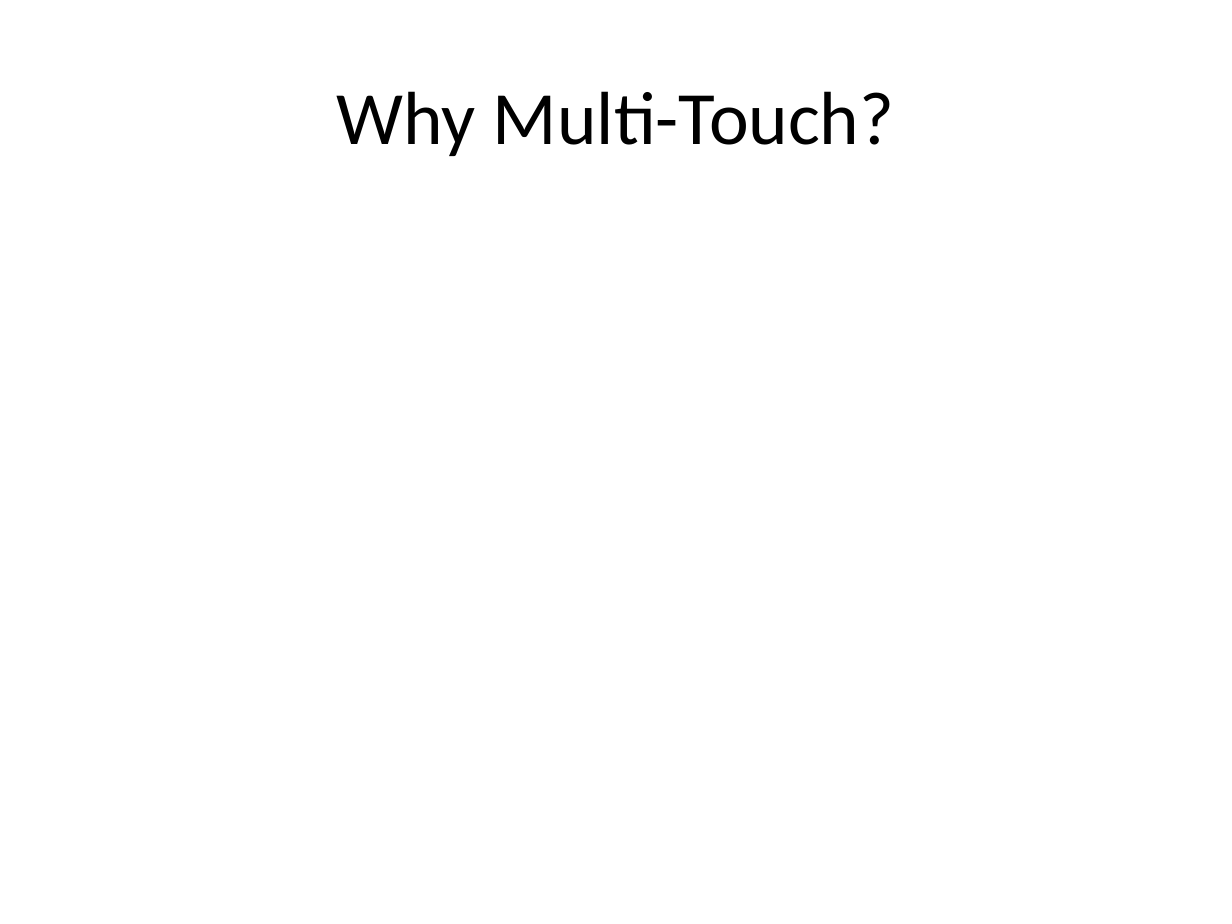
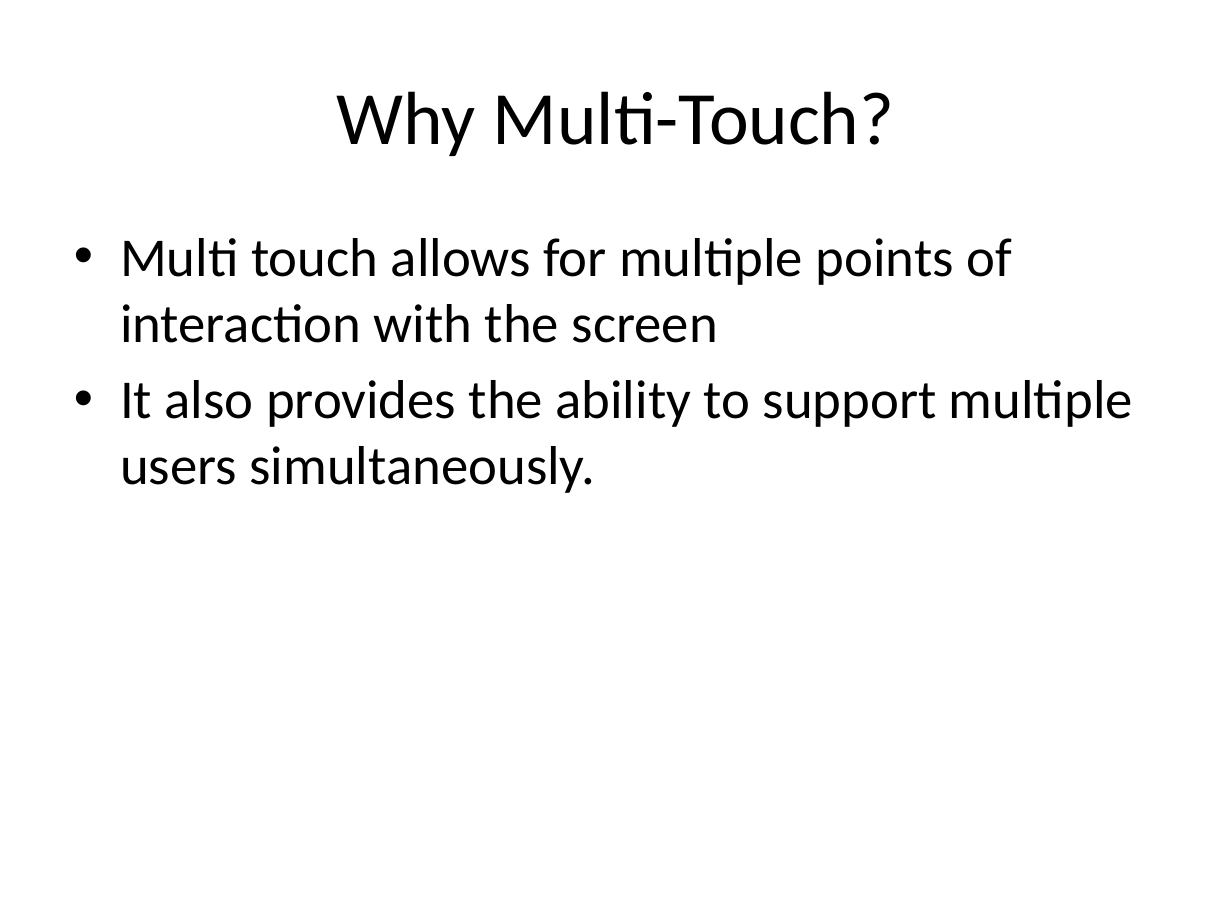
Before and after one commit to danomoseley/touch-22, a slide deck: slide 4 of Final Presentation.pptx. Drawn at 1232x924 pixels with LibreOffice and Linux fonts; fonts in the diff are those of the drawing. Boxes give left, top, right and bottom in pixels: in the first picture for what was removed or moved away, otherwise in the second. Text is boxed around its words. In the diff, an @@ line names an element or a change of style, - is before the commit and + after.

```diff
--- a/Final Presentation.pptx
+++ b/Final Presentation.pptx
@@ text added at <box>120,238,1133,493</box>, 32 pt, text #000000 @@
+• Multi touch allows for multiple points of interaction with the screen
+• It also provides the ability to support multiple users simultaneously.
```
Also in this commit, not shown: 3 other slides changed, 1 slide added.
